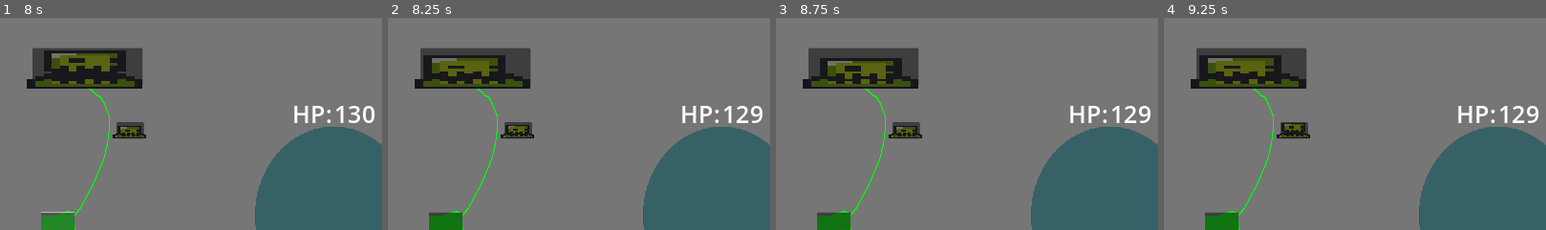
Above: before the commit, frames 1-4 (left to right).
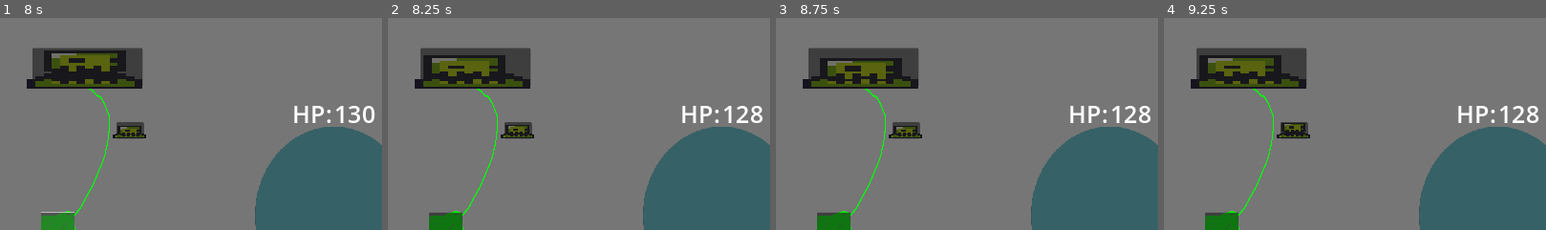
Above: after the commit, the same moments.

Repository: Kpokoko/cocojam
Game: Godot game, scene res://game/Scenes/main_game_scene.tscn
Same seed, same stepped clock (60 frames per second), same inputs: the game is played once before the commit and once after it.
Inputs (mouse positions are % of the whole screen's width and height, from its top left):
- Up to frame 1 (8 s): click "Кидаю степ" at 0.5 s; click "Кидаю степ" at 1.25 s; click "Кидаю степ" at 2 s; click "Кидаю степ" at 2.75 s; click (37, 52) at 3.52 s; click "Кидаю степ" at 4.25 s; click "Кидаю степ" at 5 s; click "Кидаю степ" at 5.75 s; click "Кидаю степ" at 6.5 s; click (37, 52) at 7.27 s
- Up to frame 2 (8.25 s): click "Кидаю степ" at 8 s
- Up to frame 3 (8.75 s): no input
- Up to frame 4 (9.25 s): click "Кидаю степ" at 8.75 s
The pictures show only the part of the screen within x 29-79%, y 0-50%; the shares and areas given below are measured in that part.

Frame 1 is identical in both runs. In frame 2, 0.1% of the frame differs, in the area x 95-98%, y 41-50%; in frame 3, 0.1%; in frame 4, 0.1%.

Commit message:
dmg scaling
changes

Diff:
--- a/Monster.gd
+++ b/Monster.gd
@@ -54,7 +54,7 @@
 			if duration > 0:
 				Globals.damage = 0
 		else:
-			effects[effect]["damage"] = damage
+			effects[effect]["damage"] += damage
 			effects[effect]["duration"] = duration
 	print("Добавлен эффект " + effect)
 
@@ -64,6 +64,8 @@
 		if effect_name != "roots" and effect_data["duration"] > 0:
 			take_damage(effect_data["damage"], 0)
 			effect_data["duration"] -= 1
+		elif effect_name != "roots" and effect_data["duration"] <= 0:
+			effect_data["damage"] = 0
 	if blocked_turns > 0:
 		blocked_turns -= 1
 	else:
